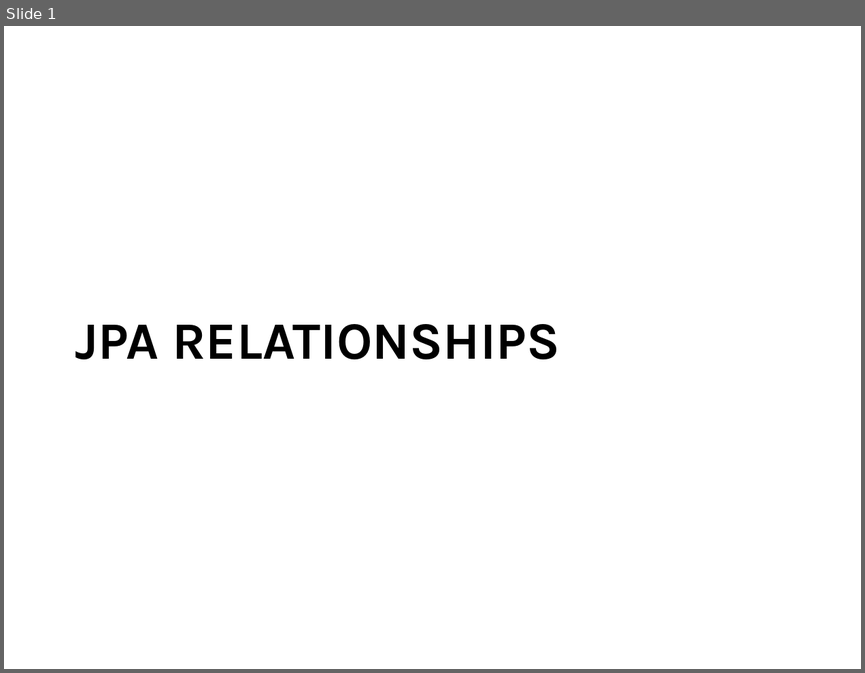
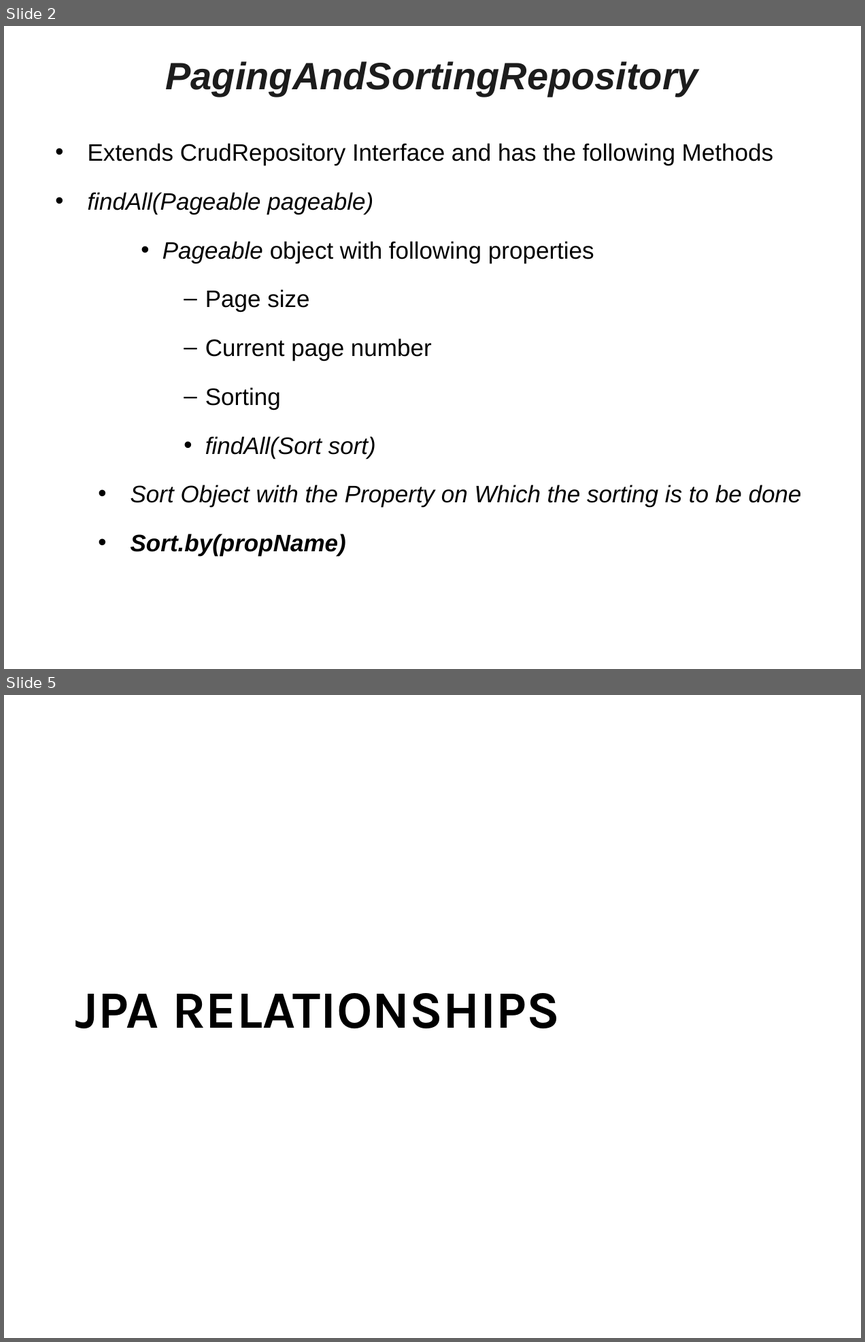
Before and after one commit to vatsanTraining/training_july_2023, a slide deck: Spring_JPA_Bajaj_Module02.ppt. Shown one above the other, each under a label of ours: slide 1 before the commit, slides 2 and 5 after it; the slides between them are not shown. The pictures are 865x673 and 865x1342 pixels, drawn with LibreOffice and Linux fonts; fonts in the diff are those of the drawing; background and template pictures are left out. Boxes give left, top, right and bottom in pixels: in the first picture for what was removed or moved away, otherwise in the second. Text is boxed around its words. In the diff, an @@ line names an element or a change of style, - is before the commit and + after.

```diff
--- a/Spring_JPA_Bajaj_Module02.ppt
+++ b/Spring_JPA_Bajaj_Module02.ppt
@@ slide 2 added at box(4, 26, 861, 669), background picture (left out) @@
@@ title added at box(166, 61, 699, 97), 32 pt, text #1C1C1C, bold, italic @@
+PagingAndSortingRepository
@@ text added at box(88, 143, 802, 556), 20 pt, text #000000, italic @@
+  • Extends CrudRepository Interface and has the following Methods
+• findAll(Pageable pageable)
+    • Pageable object with following properties
+      – Page size
+      – Current page number
+      – Sorting
+      • findAll(Sort sort)
+        • Sort Object with the Property on Which the sorting is to be done
+        • Sort.by(propName)
@@ what was slide 1 is now slide 5 @@
```
Also in this commit, not shown: 27 other slides added.
